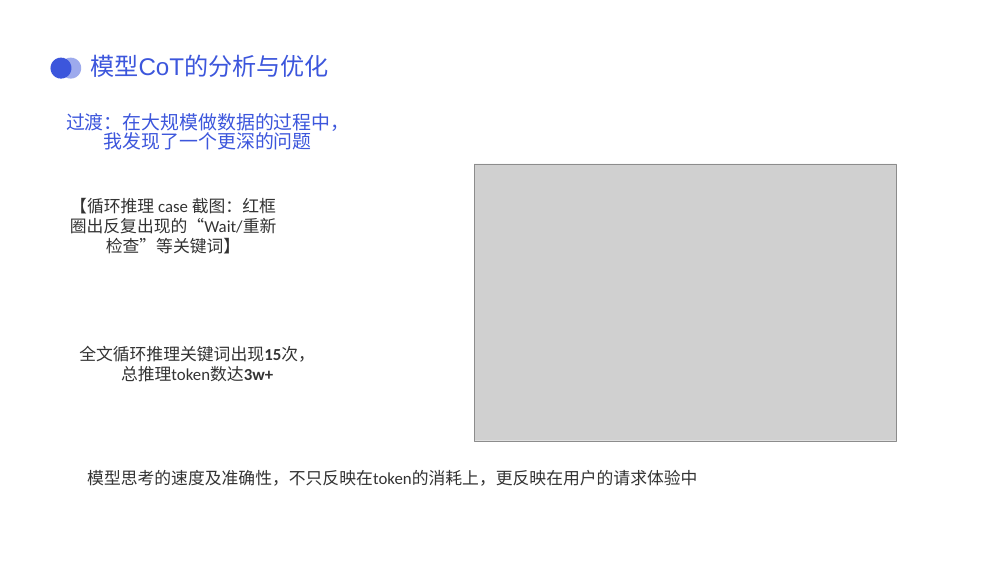
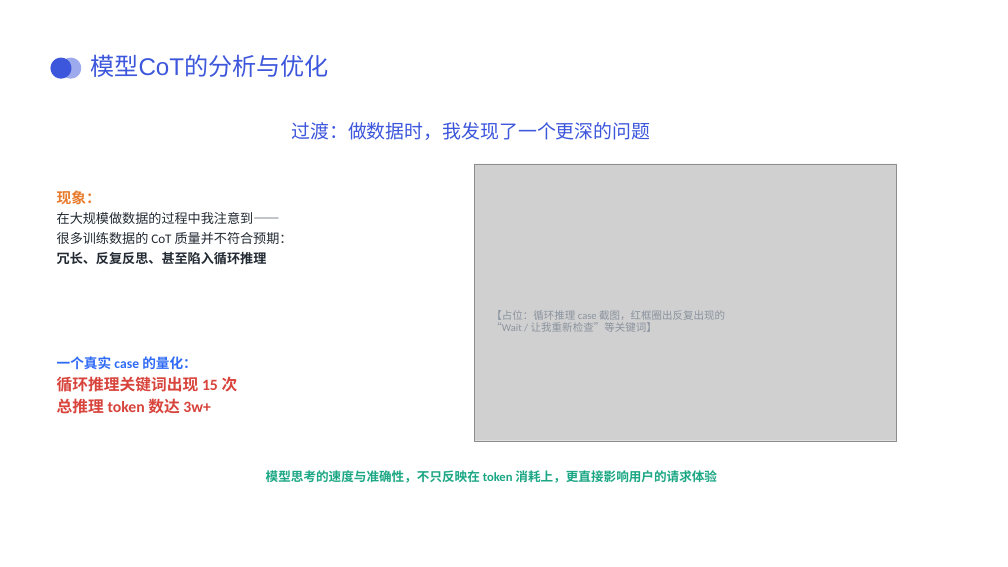
Before and after one commit to cocoastar/Anything, a slide deck: slide 8 of 答辩.pptx. Drawn at 1008x567 pixels with LibreOffice and Linux fonts; fonts in the diff are those of the drawing; grey boxes stand for pictures; background and template pictures are left out. Boxes give left, top, right and bottom in pixels: in the first picture for what was removed or moved away, otherwise in the second. Text is boxed around its words. In the diff, an @@ line names an element or a change of style, - is before the commit and + after.

```diff
--- a/答辩.pptx
+++ b/答辩.pptx
@@ text at (x1=291, y1=122, x2=650, y2=140): text changed @@
-过渡：在大规模做数据的过程中，我发现了一个更深的问题
+过渡：做数据时，我发现了一个更深的问题
@@ text added at (x1=57, y1=190, x2=293, y2=265), 25 pt, text #222A33 @@
+现象：
+在大规模做数据的过程中我注意到——
+很多训练数据的 CoT 质量并不符合预期：
+冗长、反复反思、甚至陷入循环推理
@@ text at (x1=491, y1=310, x2=725, y2=332): text changed; size 32 to 20 pt; text colour #333333 to #8A939E @@
-【循环推理 case 截图：红框圈出反复出现的“Wait/重新检查”等关键词】
+【占位：循环推理 case 截图，红框圈出反复出现的
+“Wait / 让我重新检查”等关键词】
@@ text "一个真实 case 的量化：" at (x1=57, y1=356, x2=238, y2=414): vertical alignment middle to top @@
@@ text at (x1=57, y1=356, x2=238, y2=414): text changed; size 32 to 30 pt; text colour #333333 to #D8433B; bold on @@
-全文循环推理关键词出现15次，总推理token数达3w+
+一个真实 case 的量化：
+循环推理关键词出现 15 次
+总推理 token 数达 3w+
@@ text "模型思考的速度与准确性，不只反映在 token 消耗上，更直接影响用户的请求体验" at (x1=266, y1=470, x2=717, y2=483): vertical alignment middle to top @@
@@ text at (x1=266, y1=470, x2=717, y2=483): text changed; size 32 to 24 pt; text colour #333333 to #1BA784; bold on @@
-模型思考的速度及准确性，不只反映在token的消耗上，更反映在用户的请求体验中
+模型思考的速度与准确性，不只反映在 token 消耗上，更直接影响用户的请求体验
```
Also in this commit, not shown: 11 other slides changed.
